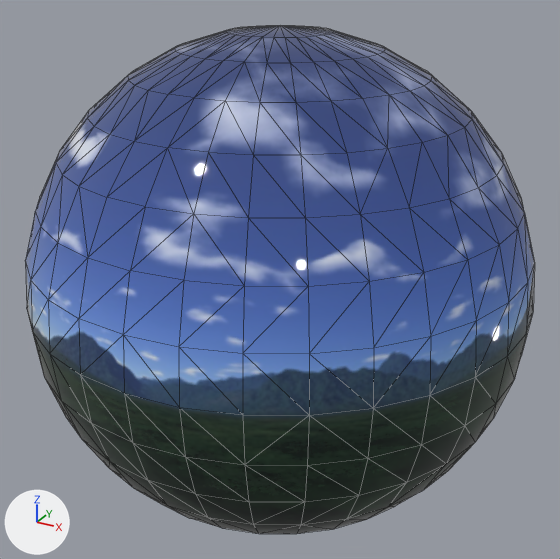
An edit to the OBJ model Project/resources/Model/skydome/skydome.obj, drawn before and after from the same camera.
Before and after are seen from a camera (50 mm lens) standing at (1.416, -2.574, 1.287) and looking at (0.0, 0.0, 0.0). Arrows for +X, +Y and +Z are at lower left; the lights stay in place. Mesh edges are drawn as thin lines. Where no turn or scale is listed for an object, it has been applied to the vertices.

The older version as bpy lines, for what is in view:
```python
mat_material_001 = principled_material('Material.001')
mat_material_001.texture = img_fine_basin_jpg
mat_material_001.roughness = 0.0513
me_球 = bpy.data.meshes.new('球')
me_球.from_pydata(...)  # a UV sphere (32 segments, 16 rings, poles along z) spanning x -1.0..1.0, y -1.0..1.0, z -1.0..1.0
me_球.materials.append(mat_material_001)  # picture img_fine_basin_jpg
ob_球 = bpy.data.objects.new('球', me_球)
ob_球.location = (0.0, 0.0, 0.0)
```
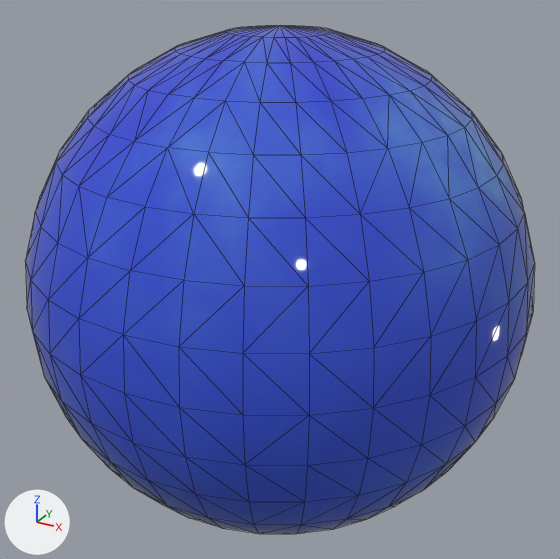
The edits, one by one:
Picture 'sky_sphere.png' (img_sky_sphere_png) is new.
Material 'Material.001' (mat_material_001) changes its picture from img_fine_basin_jpg to img_sky_sphere_png.

What differs and where, as boxes (x1, y1, x2, y2) in the pictures (560 x 559 px):
'球', surface changed
    both: (26, 26, 534, 534)
